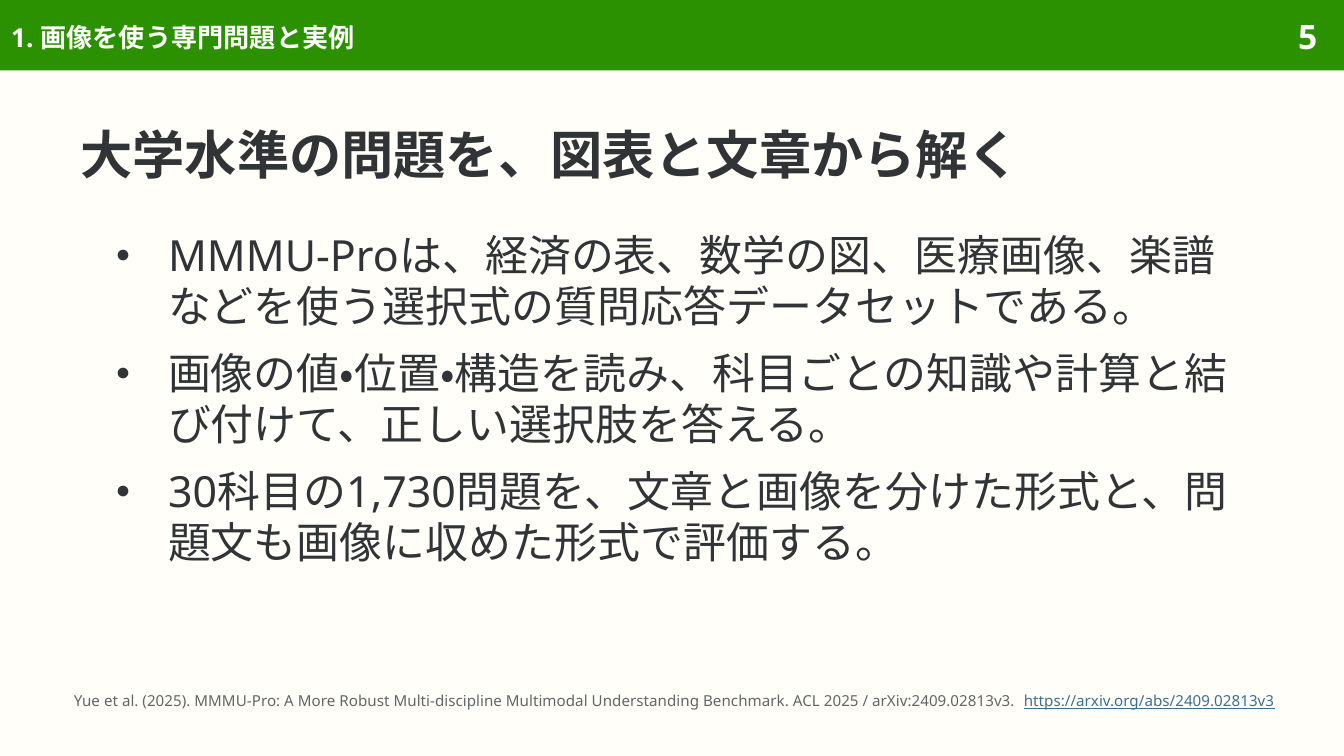
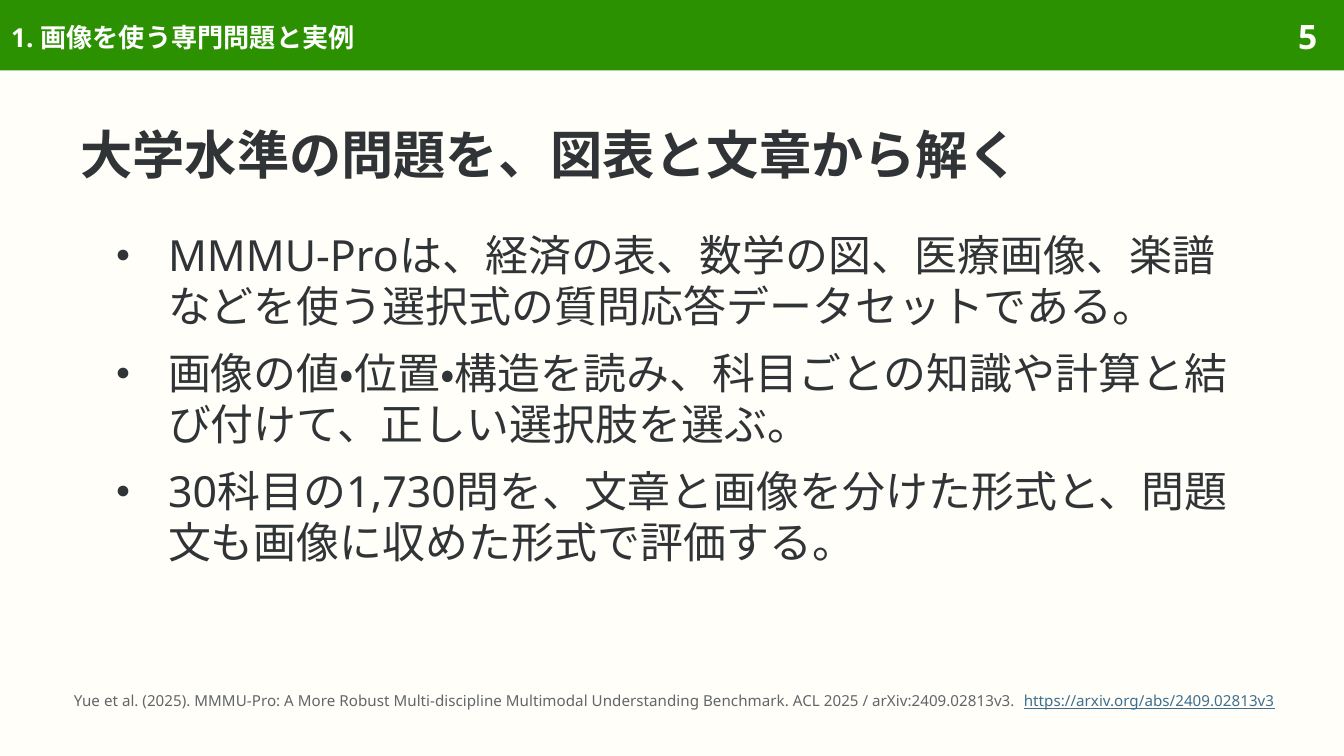
Before and after one commit to sasakiy84/datasets-in-10-minutes, a slide deck: slide 5 of slides/datasets-in-10-minutes-mmmu-pro.pptx. Drawn at 1344x756 pixels with LibreOffice and Linux fonts; fonts in the diff are those of the drawing. Boxes give left, top, right and bottom in pixels: in the first picture for what was removed or moved away, otherwise in the second. Text is boxed around its words. In the diff, an @@ line names an element or a change of style, - is before the commit and + after.

```diff
--- a/slides/datasets-in-10-minutes-mmmu-pro.pptx
+++ b/slides/datasets-in-10-minutes-mmmu-pro.pptx
@@ text at bbox=[168, 353, 1227, 562]: text changed @@
-● 画像の値・位置・構造を読み、科目ごとの知識や計算と結び付けて、正しい選択肢を答える。
-● 30科目の1,730問題を、文章と画像を分けた形式と、問題文も画像に収めた形式で評価する。
+● 画像の値・位置・構造を読み、科目ごとの知識や計算と結び付けて、正しい選択肢を選ぶ。
+● 30科目の1,730問を、文章と画像を分けた形式と、問題文も画像に収めた形式で評価する。
```
Also in this commit, not shown: 15 other slides changed, 7 other files.
